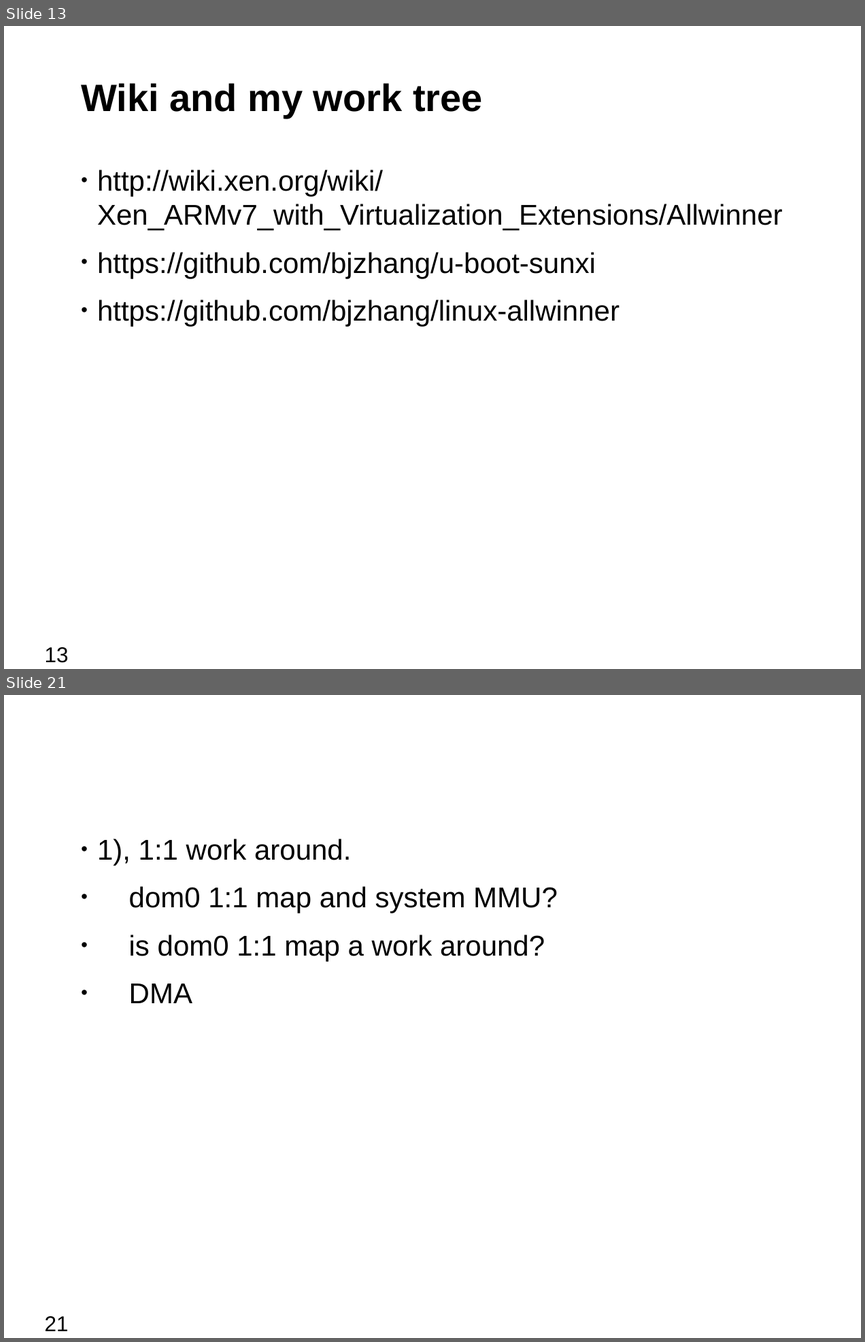
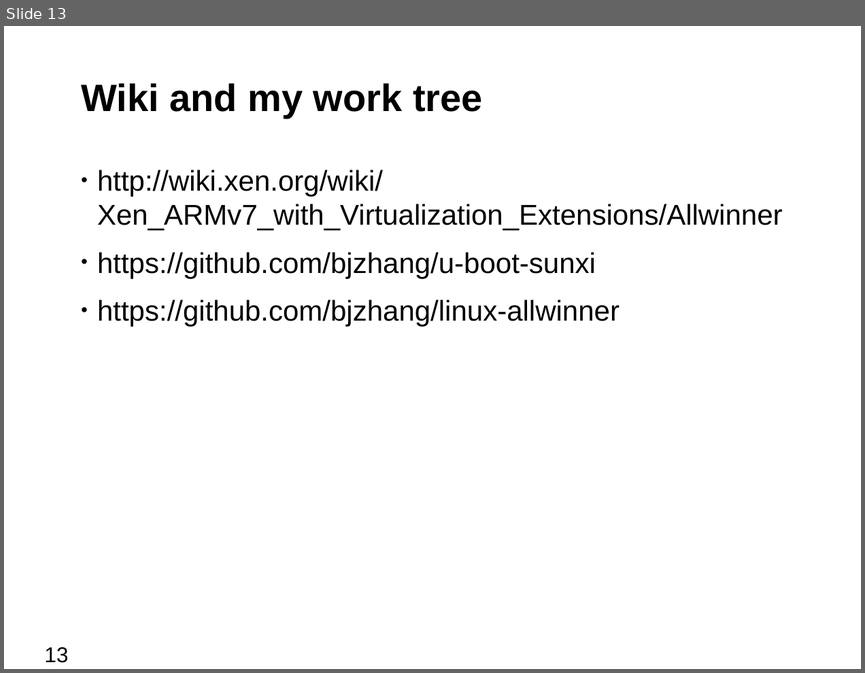
Before and after one commit to bjzhang/open_log, a slide deck: novell/community/ouros/xen_on_cubietruck.odp. Shown one above the other, each under a label of ours: slides 13 and 21 before the commit, slide 13 after it; the slides between them are not shown. The pictures are 865x1342 and 865x673 pixels, drawn with LibreOffice and Linux fonts; fonts in the diff are those of the drawing; background and template pictures are left out. Boxes give left, top, right and bottom in pixels: in the first picture for what was removed or moved away, otherwise in the second. Text is boxed around its words. In the diff, an @@ line names an element or a change of style, - is before the commit and + after.

```diff
--- a/novell/community/ouros/xen_on_cubietruck.odp
+++ b/novell/community/ouros/xen_on_cubietruck.odp
@@ slide 21 removed at [4,695,861,1338], background #FFFFFF; not listed: 1 template element that a slide beside it also shows @@
@@ text removed at [97,838,558,1003] @@
-• 1), 1:1 work around.
-• dom0 1:1 map and system MMU?
-• is dom0 1:1 map a work around?
-• DMA
```
Also in this commit, not shown: 8 slides changed, 1 slide added, 10 other slides removed, 3 other files.
